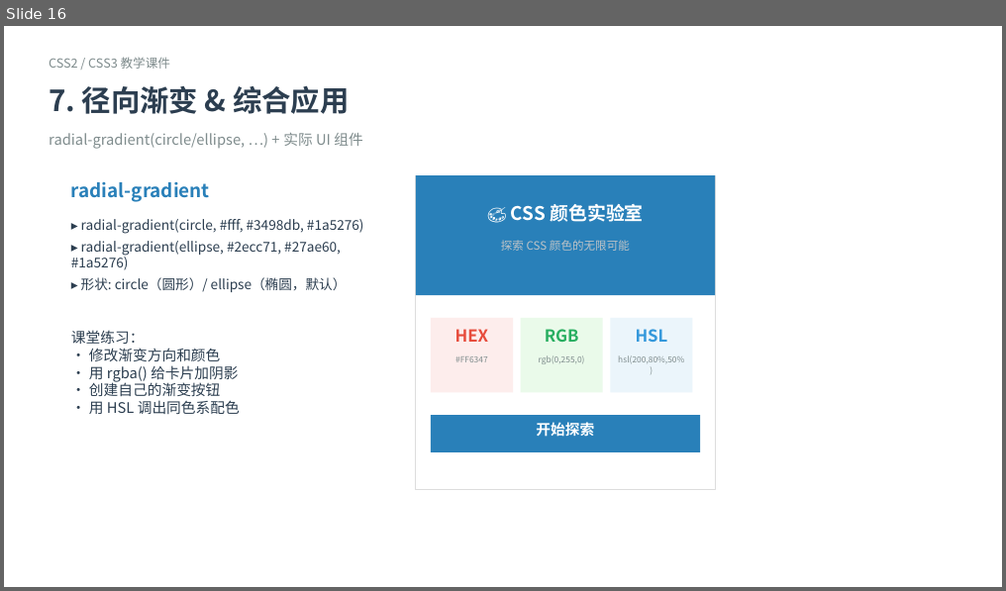
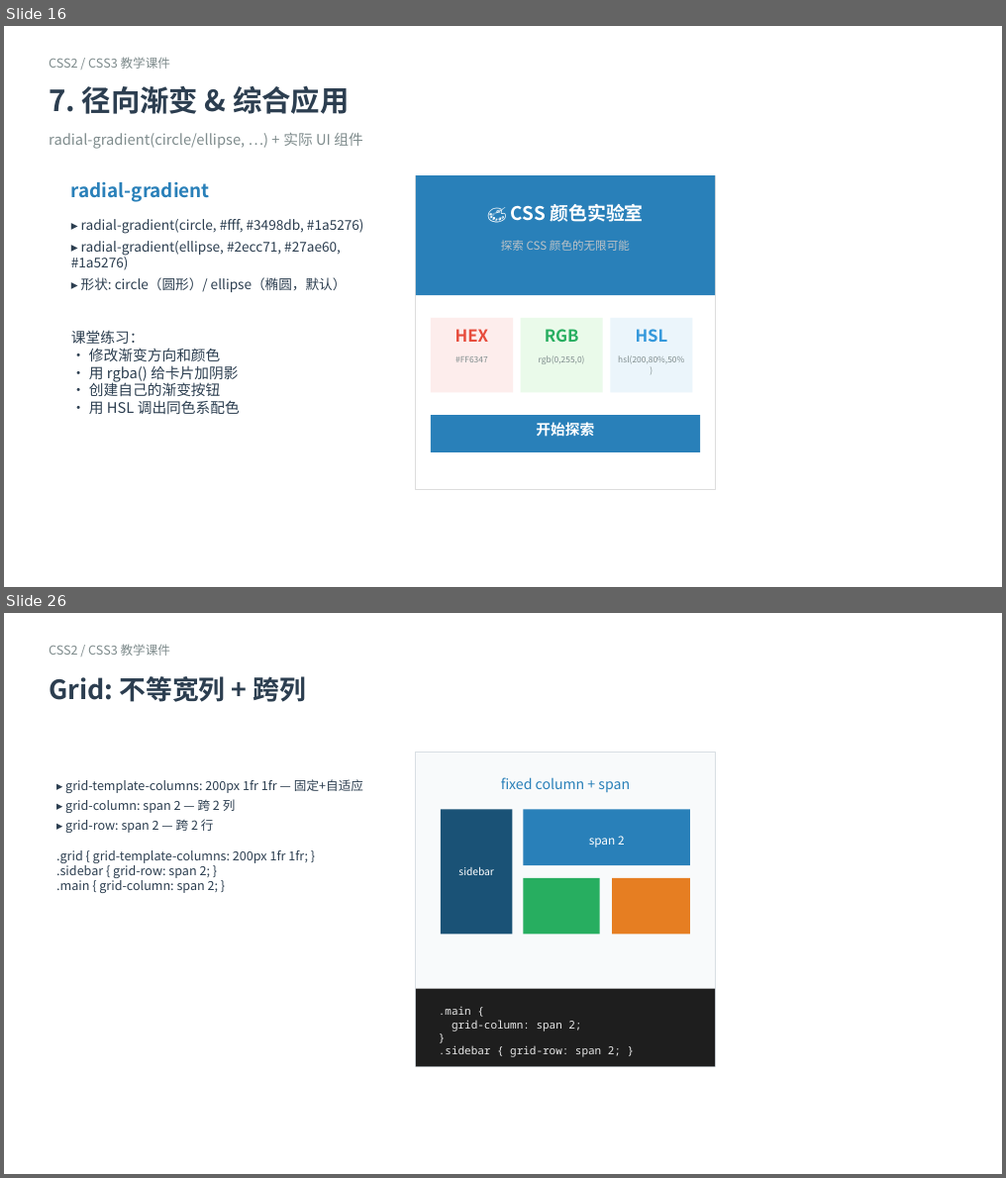
Before and after one commit to cxsun123/frontend-tutorial, a slide deck: CSS2_CSS3.pptx. Shown one above the other, each under a label of ours: slide 16 before the commit, slides 16 and 26 after it; the slides between them are not shown. The pictures are 1006x591 and 1006x1178 pixels, drawn with LibreOffice and Linux fonts; fonts in the diff are those of the drawing. Boxes give left, top, right and bottom in pixels: in the first picture for what was removed or moved away, otherwise in the second. Text is boxed around its words. In the diff, an @@ line names an element or a change of style, - is before the commit and + after.

Commit message:
feat: add TypeScript examples, syntax highlighting, and Docker support
- Added 7 TypeScript demo files with syntax highlighting (01-07)
- Added HTML versions of TS examples with Highlight.js
- Added CSS3 enhanced examples (08-css3.html)
- Updated CSS examples (04-layout, 05-flex-grid, 06-responsive, 07-effects)
- Added TypeScript_Introduction.pptx
- Added Dockerfile and .dockerignore for deployment
- Updated README with Bun/Python/Docker instructions
- Fixed example-playground.js getInlineStyles() to exclude head styles
- Updated index.html with TypeScript card

```diff
--- a/CSS2_CSS3.pptx
+++ b/CSS2_CSS3.pptx
@@ slide 26 added at (4,613,1002,1174), background #FFFFFF @@
@@ text added at (49,644,170,656), 12 pt, text #7F8C8D @@
+CSS2 / CSS3 教学课件
@@ text added at (49,676,307,702), 25.5 pt, text #2C3E50, bold @@
+Grid: 不等宽列 + 跨列
@@ rectangle added at (416,752,715,1066), fill #F8FAFB, outline #D8DEE3 0.9 pt @@
@@ text added at (56,779,363,893), 12 pt, text #2C3E50 @@
+▸ grid-template-columns: 200px 1fr 1fr — 固定+自适应
+▸ grid-column: span 2 — 跨 2 列
+▸ grid-row: span 2 — 跨 2 行
+.grid { grid-template-columns: 200px 1fr 1fr; }
+.sidebar { grid-row: span 2; }
+.main { grid-column: span 2; }
@@ text added at (501,777,630,792), 13.5 pt, text #2980B9 @@
+fixed column + span
@@ rectangle added at (441,809,512,934), fill #1A5276 @@
@@ rectangle added at (524,809,690,865), fill #2980B9 @@
@@ text added at (589,836,625,848), 11.2 pt, text #FFFFFF @@
+span 2
@@ text added at (458,867,493,875), 9.8 pt, text #FFFFFF @@
+sidebar
@@ rectangle added at (524,878,600,934), fill #27AE60 @@
@@ rectangle added at (612,878,690,934), fill #E67E22 @@
@@ rectangle added at (416,989,715,1066), fill #1E1E1E @@
@@ text added at (439,1007,621,1058), 10.5 pt, text #E8E8E8 @@
+.main {
+grid-column: span 2;
+}
+.sidebar { grid-row: span 2; }
```
Also in this commit, not shown: 57 other slides added, 49 other files.
